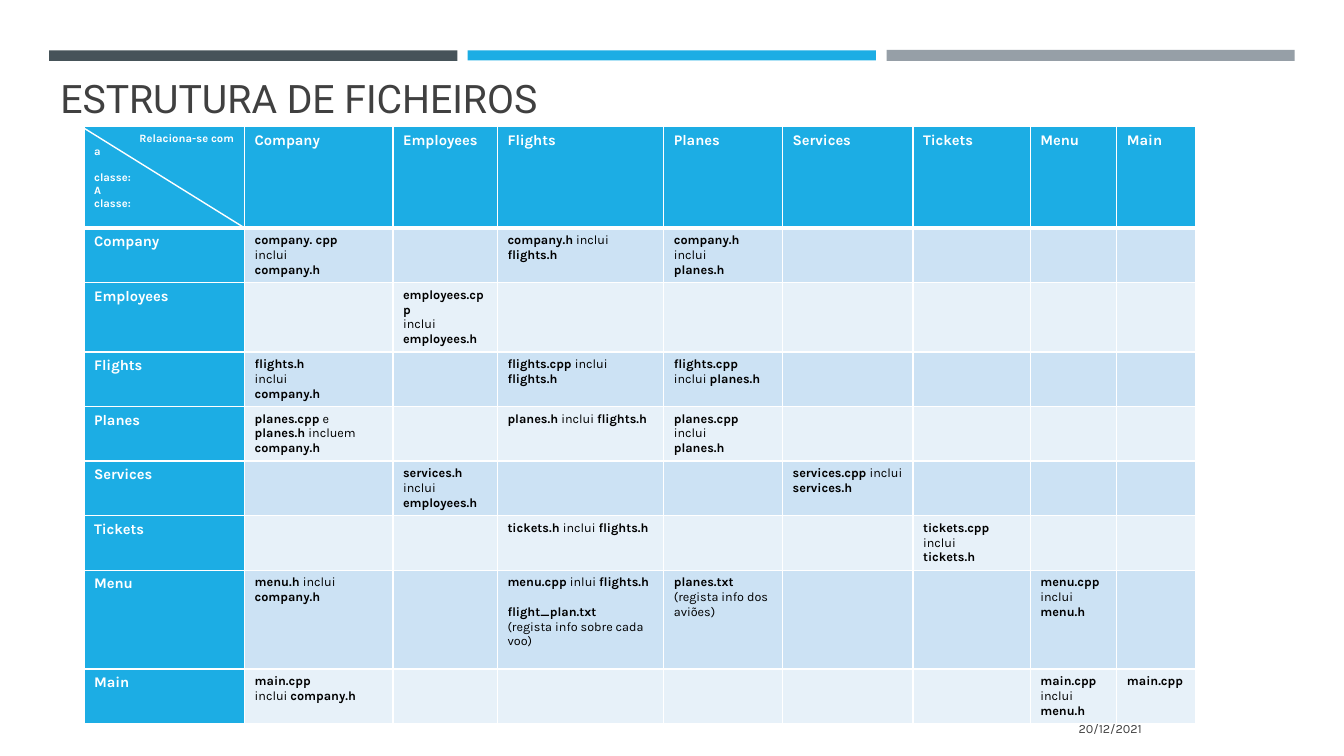
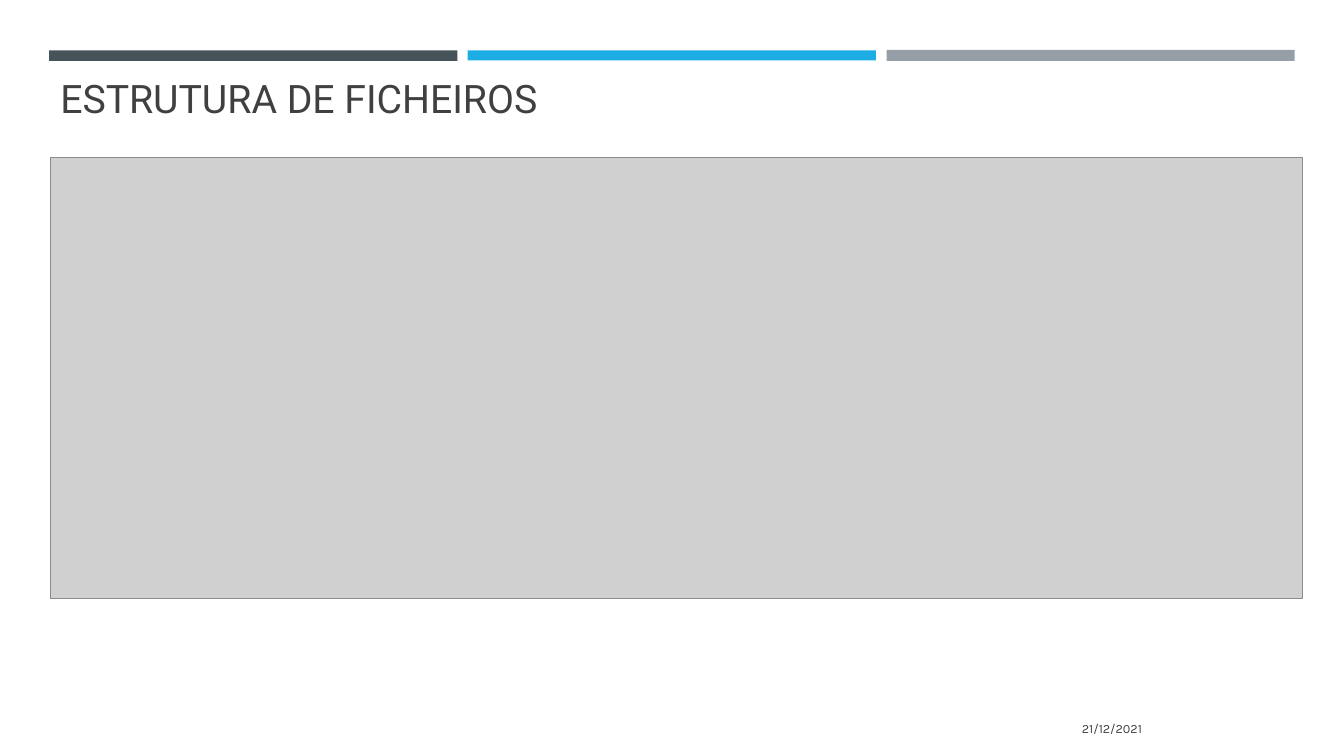
Before and after one commit to CiscoPr/Project-A-irlines-ED-, a slide deck: slide 6 of UMLS_AED/PROJ_AED.pptx. Drawn at 1344x756 pixels with LibreOffice and Linux fonts; fonts in the diff are those of the drawing; grey boxes stand for pictures. Boxes give left, top, right and bottom in pixels: in the first picture for what was removed or moved away, otherwise in the second. Text is boxed around its words. In the diff, an @@ line names an element or a change of style, - is before the commit and + after.

```diff
--- a/UMLS_AED/PROJ_AED.pptx
+++ b/UMLS_AED/PROJ_AED.pptx
@@ line removed from (78, 124) to (247, 230) @@
@@ table removed at [84, 127, 1195, 729], 9 rows, 9 columns @@
-Relaciona-se com a / classe: / A / classe: | Company | Employees | Flights | Planes | Services | Tickets | Menu | Main
-Company | company. cpp / inclui / company.h |  | company.h inclui flights.h | company.h / inclui / planes.h |  |  |  | 
-Employees |  | employees.cpp / inclui / employees.h |  |  |  |  |  | 
-Flights | flights.h / inclui / company.h |  | flights.cpp inclui flights.h | flights.cpp inclui planes.h |  |  |  | 
-Planes | planes.cpp e planes.h incluem company.h |  | planes.h inclui flights.h | planes.cpp / inclui / planes.h |  |  |  | 
-Services |  | services.h inclui employees.h |  |  | services.cpp inclui / services.h |  |  | 
-Tickets |  |  | tickets.h inclui flights.h |  |  | tickets.cpp inclui / tickets.h |  | 
-Menu | menu.h inclui company.h |  | menu.cpp inlui flights.h / flight_plan.txt / (regista info sobre cada voo) | planes.txt / (regista info dos aviões) |  |  | menu.cpp / inclui / menu.h | 
-Main | main.cpp / inclui company.h |  |  |  |  |  | main.cpp inclui menu.h | main.cpp
@@ picture added at [50, 157, 1303, 599] @@
@@ text at [1082, 724, 1142, 734]: text changed @@
-20/12/2021
+21/12/2021
```
Also in this commit, not shown: 8 other slides changed.
